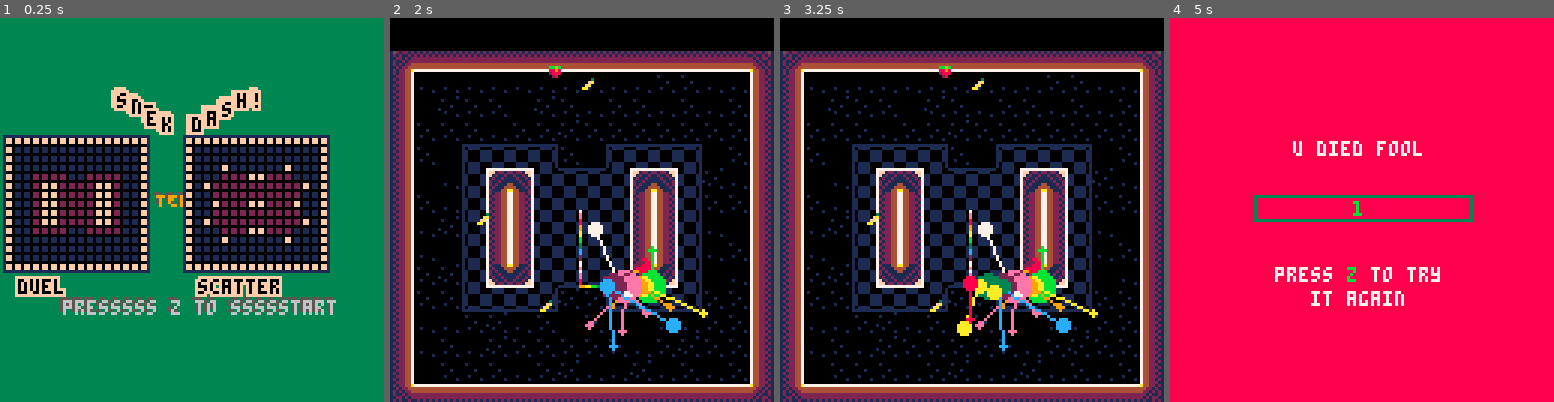
Above: before the commit, frames 1-4 (left to right).
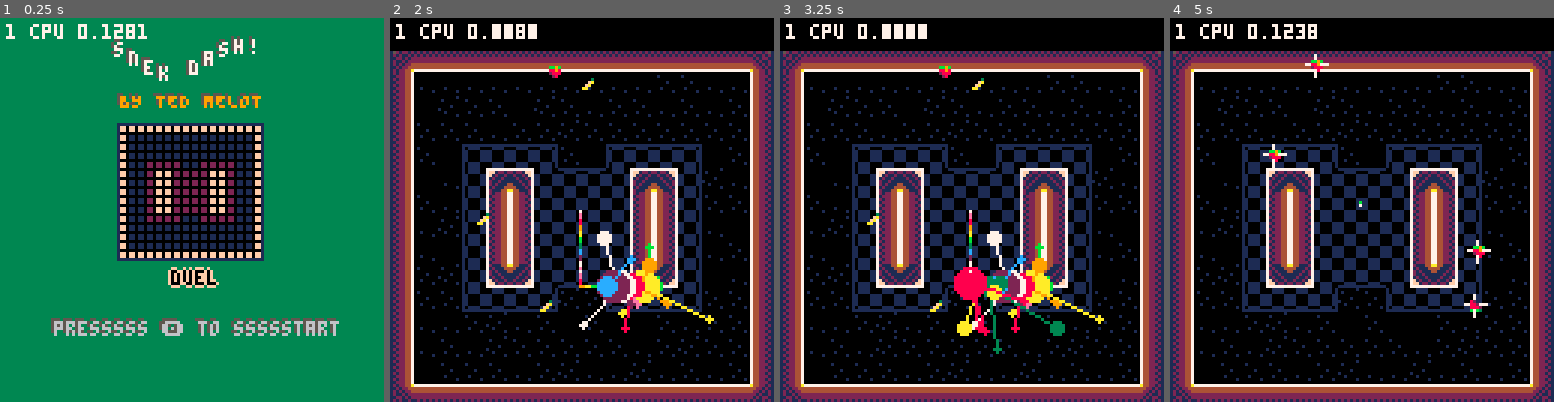
Above: after the commit, the same moments.

Repository: tmelot2/pico-8
Game: PICO-8 cartridge snake-dash-prototype.p8
Two runs of this game, one before a commit and one after it. Both use one fixed random seed, a clock stepped at 60 frames per second and the inputs below.
Inputs:
- Up to frame 1 (0.25 s): no input
- Up to frame 2 (2 s): tap X (X key) at 0.33, 1.07, 1.85 s; tap O (Z key) at 0.7, 1.7 s; hold Right from 1.6 s (still down)
- Up to frame 3 (3.25 s): release Right at 2.1 s; tap O (Z key) at 2.1, 2.5, 2.9 s; hold Up 2.15-2.42 s; hold Right 2.47-3.03 s; tap X (X key) at 2.97 s; hold Left from 3.08 s (still down)
- Up to frame 4 (5 s): tap O (Z key) every 0.4 s from 3.3 to 4.9 s; release Left at 3.58 s; hold Down 3.63-3.97 s; hold Right 4.02-4.68 s; tap X (X key) at 4.08 s; hold Up from 4.73 s (still down)

The runs differ from the first frame. In frame 1, 39% of the frame differs, in the area x 0-89%, y 1-83%; in frame 2, 3.0%; in frame 3, 3.9%; in frame 4, 100%, in the area x 0-100%, y 0-100%.

Commit message:
Add level select, sfx, update maps, cleanup

Diff:
--- a/snake-dash-prototype.p8
+++ b/snake-dash-prototype.p8
@@ -60,7 +60,8 @@
 -- levels
 levels={
   [1]={ name='duel', mx=0, my=0 },
-  [2]={ name='scatter', mx=16, my=0 }
+  [2]={ name='scatter', mx=16, my=0 },
+  [3]={ name='split', mx=32, my=0 }
 }
 curLevel=1
 
@@ -76,6 +77,9 @@
 -- message
 msgTimer=0
 shakeTime=6
+
+-- audio
+play_music=false
 
 function _init()
   if (skiptitle==1) scene=1
@@ -119,43 +123,55 @@
    deaddraw()
   end
 
-  drawDebug(50,-5)
+  addDebug('cpu '..stat(1))
+  drawDebug(1,-5)
 end
 
 
 -- atitle
 function titleinit()
-  music(3)
+	if (play_music) music(3)
+	-- curLevel=1
 end
 
 function titleupdate()
-  if btnp(4) then
-    gameinit()
-  end
+	if btnp(0) then
+		if (curLevel>1) curLevel-=1 sfx(6)
+	elseif btnp(1) then
+		if (curLevel<#levels) curLevel+=1 sfx(6)
+	end
+
+	if btnp(4) then
+    sfx(7)
+		gameinit()
+	end
 end
 
 function titledraw()
   local titletxt="snek dash!"
   rectfill(0,0,screenwidth, screenheight, 3)
-  wavyPrint(titletxt, 24, 29, 5, 5)
-  wavyPrint(titletxt, 25, 30, 5, 7)
+  x=27
+  y=11
+  wavyPrint(titletxt, x, y, 5, 5)
+  wavyPrint(titletxt, x+1, y+1, 5, 7)
 
   local bx=40
-  local by=58
+  local by=25
   local byStr='BY TED MELOT'
   print(byStr, bx-1, by-1, 5)
   print(byStr, bx, by, 9)
 
-  local bx=11
-  local by=95
-  local startStr = "presssss z to ssssstart"
+  local bx=18
+  local by=103
+  local startStr = "presssss 🅾️ to ssssstart"
   wavyPrintAll(startStr, bx-1, by-1, 2, 5)
   wavyPrintAll(startStr, bx, by, 2, 6)
 
-  sx,sy=2,40
-  for i=0,1 do
-	  draw_tiny_map(i+1,sx+i*60,sy)
-  end
+  sx,sy=40,36
+  draw_tiny_map(curLevel,sx,sy)
+  -- for i=0,2 do
+-- 	  draw_tiny_map((i+1),sx+i*60,sy)
+  -- end
 end
 
 function draw_tiny_map(num,atx,aty)
@@ -163,6 +179,8 @@
   w,h=16,15 -- map dimension
   size=1 -- cell size
   pad=2 -- padding between cells
+  total_w=0 -- total width
+  total_h=0 -- total height
 
   -- shadow
   -- dist=3
@@ -188,9 +206,12 @@
     end
   end
 
+  total_w+=((1+size)*w) + (pad-1)*w
+  total_h+=((1+size)*h) + (pad-1)*h
+
   title=map.name
   text_w=4*#title
-  comictext(title, atx, aty+(h*size)+(h*pad)+2)
+  comictext(title, (atx+total_w/2)-(text_w/2)+1, 1+aty+(h*size)+(h*pad)+2)
 end
 
 
@@ -214,7 +235,11 @@
   spawnfood(4)
   crumbs={}
 
-  music(1)
+  messageend()
+  comboNum=0
+  comboTimer=COMBO_THRESHOLD+1
+
+  if (play_music) music(1)
 end
 
 function gameupdate()
@@ -585,17 +610,20 @@
 
   finalScoreDraw()
 
-  local text='press z to try'
+  local text='🅾️ try again'
   print(text,hcenter(text),vcenter(text)+22,7)
-  local text='z'
-  print(text,hcenter(text)-2,vcenter(text)+22,11)
-  local text='it again'
+  local text='❎ level select'
   print(text,hcenter(text),vcenter(text)+30,7)
 end
 
 function gameoverupdate()
   timer+=1
-  if btn(4) and btn(5) then
+  if btn(5) then
+    sfx(7)
+    scene=0
+    titleinit()
+  elseif btn(4) then
+    sfx(7)
     gameinit()
   end
 end
@@ -604,29 +632,29 @@
   local pad=20
 
   if timer > 70 then
-    for x=1,1950 do
-      local xx=flr(rnd(screenwidth))
-      local yy=flr(rnd(screenheight-pad))
-      local cc=pget(xx,yy)
-      if (cc==7 or flr(rnd(10))<=3) then
-        -- change to drip left/right at first
-        if timer<180 then
-          -- drop left/right
-          if (flr(rnd(100))==5) then xx+=1 elseif(flr(rnd(100))==10) then xx-=1 end
-          -- drip darker from top
-          if (flr(rnd(50)) == 10) then pset(flr(rnd(screenwidth+1)),0,2) end
-        -- change to only become red after
-        elseif timer < 360 then
-          if (flr(rnd(100)) == 2) then
-            pset(flr(rnd(screenwidth+1)),flr(rnd(screenheight)),8)
-          end
-        -- black drips from top
-        else
-          if (flr(rnd(100))%5==0) then pset(flr(rnd(screenwidth)),0,0) end
-        end
-        pset(xx,yy+1,cc)
-      end
-    end
+    -- for x=1,1950 do
+    --   local xx=flr(rnd(screenwidth))
+    --   local yy=flr(rnd(screenheight-pad))
+    --   local cc=pget(xx,yy)
+    --   if (cc==7 or flr(rnd(10))<=3) then
+    --     -- change to drip left/right at first
+    --     if timer<180 then
+    --       -- drop left/right
+    --       if (flr(rnd(100))==5) then xx+=1 elseif(flr(rnd(100))==10) then xx-=1 end
+    --       -- drip darker from top
+    --       if (flr(rnd(50)) == 10) then pset(flr(rnd(screenwidth+1)),0,2) end
+    --     -- change to only become red after
+    --     elseif timer < 360 then
+    --       if (flr(rnd(100)) == 2) then
+    --         pset(flr(rnd(screenwidth+1)),flr(rnd(screenheight)),8)
+    --       end
+    --     -- black drips from top
+    --     else
+    --       if (flr(rnd(100))%5==0) then pset(flr(rnd(screenwidth)),0,0) end
+    --     end
+    --     pset(xx,yy+1,cc)
+    --   end
+    -- end
   finalScoreDraw()
   end
 end
@@ -797,6 +825,11 @@
   messageType=msgType or 'normal'
 end
 
+function messageend()
+  msgTimer=61
+  message=''
+end
+
 function messagedraw()
   if msgTimer<60 then
     local intensity
@@ -822,14 +855,14 @@
 
 function wavyPrint(s,x,y,h,c)
   for s in all(s) do
-    -- print(s,10+x,y + h*sin((1.2*x-timer*1.4)*(3.1459/180)), c)
-    comictext(s,10+x,y + h*sin((1.2*x-timer*1.4)*(3.1459/180)), c)
+    print(s,10+x,y + h*sin((1.2*x-timer*1.4)*(3.1459/180)), c)
+    -- comictext(s,x,y + h*sin((1.2*x-timer*1.4)*(3.1459/180)), c)
     x+=5
   end
 end
 
 function wavyPrintAll(s,x,y,h,c)
-  print(s,10+x,y + h*sin((1.2*x-timer*1.4)*(3.1459/180)), c)
+  print(s,x,y + h*sin((1.2*x-timer*1.4)*(3.1459/180)), c)
 end
 
 
@@ -844,28 +877,29 @@
 
 function comictext(s,x,y)
 	w=4
-	-- rectfill(x+2,y-2, x+(#s*w)+4,y+6, 1)
+	c=15
+	-- rectfill(x-1,y-1, x+(#s*w)-1, y+5, c)
 	for i=1,#s do
 		--u
-		print(s[i], x+i*w, y-1, 15)
+		print(s[i], x+(i-1)*w, y-1, c)
 		--d
-		print(s[i], x+i*w, y+1, 15)
+		print(s[i], x+(i-1)*w, y+1, c)
 		--l
-		print(s[i], x+i*w-1, y, 15)
+		print(s[i], x+(i-1)*w-1, y, c)
 		--r
-		print(s[i], x+i*w+1, y, 15)
+		print(s[i], x+(i-1)*w+1, y, c)
 
 		--ul
-		print(s[i], x+i*w-1, y-1, 15)
-		--ur
-		print(s[i], x+i*w+1, y-1, 15)
-		--dl
-		print(s[i], x+i*w-1, y+1, 15)
-		--dr
-		print(s[i], x+i*w+1, y+1, 15)
+		-- print(s[i], x+(i-1)*w-1, y-1, c)
+		-- --ur
+		-- print(s[i], x+(i-1)*w+1, y-1, c)
+		-- --dl
+		-- print(s[i], x+(i-1)*w-1, y+1, c)
+		-- --dr
+		-- print(s[i], x+(i-1)*w+1, y+1, c)
 
 		--c
-		print(s[i], x+i*w, y, 0)
+		print(s[i], x+(i-1)*w, y, 0)
 	end
 end
 
@@ -889,7 +923,7 @@
 function drawDebug(x,y)
   local i=0
   for i,d in ipairs(dbg) do
-    rect(x,y+7*i, x+20, y+7*i, 0)
+    -- rect(x,y+7*i, x+20, y+7*i, 0)
     print(i..' '..d, x+1, y+i*7, 7)
   end
   dbg={}
@@ -975,42 +1009,44 @@
 000000000000000000000000121212124444444412121121121121217f121121121121f774422217110000111100001111000011000000000000000000000000
 000000000000000000000000212121214444444415212212212212517ff1221221221ff774422127101111000011110000111101000000000000000000000000
 00000000000000000000000011111111777777771111111111111111777777777777777774422217101111000011110000111101000000000000000000000000
-00000000000000000000000000000000000000000000000021220000717777170000000000000000101111000011110000111101000000000000000000000000
-00000000000000000000000000000000000000000000000012240000102442010000000000000000101111000011110000111101000000000000000000000000
-00000000000000000000000000000000000000000000000022440000724444270000000000000000110000111100001111000011000000000000000000000000
-000000000000000000000000000000000000000000000000244a0000744aa4470000000000000000110000111100001111000011000000000000000000000000
-00000000000000000000000000000000000000000000000000000000744aa4470000000000000000110000111100001111000011000000000000000000000000
-00000000000000000000000000000000000000000000000000000000724444270000000000000000110000111100001111000011000000000000000000000000
-00000000000000000000000000000000000000000000000000000000102442010000000000000000101111000011110000111101000000000000000000000000
-00000000000000000000000000000000000000000000000000000000717777170000000000000000111111111111111111111111000000000000000000000000
+00000000000000000000000000000000000000000000000021220000717777177777777766777766101111000011110000111101000000000000000000000000
+00000000000000000000000000000000000000000000000012240000102442011024420110244201101111000011110000111101000000000000000000000000
+00000000000000000000000000000000000000000000000022440000724444277244442722444422110000111100001111000011000000000000000000000000
+000000000000000000000000000000000000000000000000244a0000744aa447744aa447244aa442110000111100001111000011000000000000000000000000
+00000000000000000000000000000000000000000000000000000000744aa447744aa447244aa442110000111100001111000011000000000000000000000000
+00000000000000000000000000000000000000000000000000000000724444277244442722444422110000111100001111000011000000000000000000000000
+00000000000000000000000000000000000000000000000000000000102442011024420110244201101111000011110000111101000000000000000000000000
+00000000000000000000000000000000000000000000000000000000717777177777777766777766111111111111111111111111000000000000000000000000
 __gff__
-0000000100000000000000000000000000000001010101010101020202000000000000010101010101010202020000000000000000000001000002020200000000000000000000000000000000000000000000000000000000000000000000000000000000000000000000000000000000000000000000000000000000000000
+0000000100000000000000000000000000000001010101010101020202000000000000010101010101010202020000000000000000000001010102020200000000000000000000000000000000000000000000000000000000000000000000000000000000000000000000000000000000000000000000000000000000000000
 0000000000000000000000000000000000000000000000000000000000000000000000000000000000000000000000000000000000000000000000000000000000000000000000000000000000000000000000000000000000000000000000000000000000000000000000000000000000000000000000000000000000000000
 __map__
-1524242424242424242424242424241615242424242424242424242424242416000000000000000000000000000000000000000000000000000000000000000000000000000000000000000000000000000000000000000000000000000000000000000000000000000000000000000000000000000000000000000000000000
-130b0b0b0b0b0b0b0b0b0b0c0c0b0b14130b0c0c0c0c0d0d0d0c0c0c0c0c0c14000000000000000000000000000000000000000000000000000000000000000000000000000000000000000000000000000000000000000000000000000000000000000000000000000000000000000000000000000000000000000000000000
-131e0a0c0c1e0a0c0b0c0c0b0c0b0c14130c0c0b0c0c0d330c0c0b0c0c0c0c14000000000000000000000000000000000000000000000000000000000000000000000000000000000000000000000000000000000000000000000000000000000000000000000000000000000000000000000000000000000000000000000000
-130c0c0c0b0c0c0a0c0c0c0c0c0c0c1413330c0c370c0c0a0b0c0c370c0c3314000000000000000000000000000000000000000000000000000000000000000000000000000000000000000000000000000000000000000000000000000000000000000000000000000000000000000000000000000000000000000000000000
-130c001a1b1b1c0c1e1a1b1b1c000c14130c0c0c1a1b1b37371b1b1c0c0c0c14000000000000000000000000000000000000000000000000000000000000000000000000000000000000000000000000000000000000000000000000000000000000000000000000000000000000000000000000000000000000000000000000
-131e0b2a17182b1b1b2b17182c0a0b14130c371a2b2b2b2b2b2b2b2b1c370c14000000000000000000000000000000000000000000000000000000000000000000000000000000000000000000000000000000000000000000000000000000000000000000000000000000000000000000000000000000000000000000000000
-130c0b2a19292b2b2b2b19292c0c0c14130c0b2a2b2b2b2b2b2b2b2b2c0c0c14000000000000000000000000000000000000000000000000000000000000000000000000000000000000000000000000000000000000000000000000000000000000000000000000000000000000000000000000000000000000000000000000
-130b0a2a19292b2b2b2b19292c0b1e14130b0c372b2b2b37372b2b2b370c0c14000000000000000000000000000000000000000000000000000000000000000000000000000000000000000000000000000000000000000000000000000000000000000000000000000000000000000000000000000000000000000000000000
-130b002a19292b2b2b2b19292c0b0c14130c332a2b2b2b2b2b2b2b2b2c0c0b14000000000000000000000000000000000000000000000000000000000000000000000000000000000000000000000000000000000000000000000000000000000000000000000000000000000000000000000000000000000000000000000000
-130c0a2a27282b3b3b2b27282c000b14130c373a2b2b2b2b2b2b2b2b3c370c14000000000000000000000000000000000000000000000000000000000000000000000000000000000000000000000000000000000000000000000000000000000000000000000000000000000000000000000000000000000000000000000000
-130c0c3a3b3b3c0a0c3a3b3b3c0c0c14130c0c0c3a3b3b37373b3b3c0c0c0a14000000000000000000000000000000000000000000000000000000000000000000000000000000000000000000000000000000000000000000000000000000000000000000000000000000000000000000000000000000000000000000000000
-130b0b0c0a0b0c1e0c1e1e0c0b0c0c14130c0b0c370c0b0a0b330c370c0d0c14000000000000000000000000000000000000000000000000000000000000000000000000000000000000000000000000000000000000000000000000000000000000000000000000000000000000000000000000000000000000000000000000
-130b0c0b0a0c0c0c0c0c0b0c0a0c0c14130b0b0b0c0c0c0c0c0c0c0c0d0d0b14000000000000000000000000000000000000000000000000000000000000000000000000000000000000000000000000000000000000000000000000000000000000000000000000000000000000000000000000000000000000000000000000
-131e0c0c0c0b0c0a0b0b0a0b0c0b0c14130c0c0c0c0b0c0b0b0c0b0b0c0b0c14000000000000000000000000000000000000000000000000000000000000000000000000000000000000000000000000000000000000000000000000000000000000000000000000000000000000000000000000000000000000000000000000
-2523232323232323232323232323232625232323232323232323232323232326000000000000000000000000000000000000000000000000000000000000000000000000000000000000000000000000000000000000000000000000000000000000000000000000000000000000000000000000000000000000000000000000
-…(12 lines of a section not shown)…
+1524242424242424242424242424241615242424242424242424242424242416152424242424242424242424242424160000000000000000000000000000000000000000000000000000000000000000000000000000000000000000000000000000000000000000000000000000000000000000000000000000000000000000
+130b0b0b0b0b0b0b0b0b0b0c0c0b0b14130b0c0c0c0c0d0d0d0c0c0c0c0c0c14130b0c0b0b0b0a0b0b0b0b0c0c0b0b140000000000000000000000000000000000000000000000000000000000000000000000000000000000000000000000000000000000000000000000000000000000000000000000000000000000000000
+131e0a0c0c1e0a0c0b0c0c0b0c0b0c14130c0c0b0c0c0d330c0c0b0c0c0c0c14131e0b0c0c1e000c0b000c0b0c0b0c140000000000000000000000000000000000000000000000000000000000000000000000000000000000000000000000000000000000000000000000000000000000000000000000000000000000000000
+130c0c0c0b0c0c0a0c0c0c0c0c0c0c1413330c0c370c0c0a0b0c0c370c0c3314130c0c0c0b0000000b000c000c0c0c140000000000000000000000000000000000000000000000000000000000000000000000000000000000000000000000000000000000000000000000000000000000000000000000000000000000000000
+130c001a1b1b1c0c1e1a1b1b1c000c14130c0c0c1a1b1b37371b1b1c0c0c0c14130c0000000000000000000000000c140000000000000000000000000000000000000000000000000000000000000000000000000000000000000000000000000000000000000000000000000000000000000000000000000000000000000000
+131e0b2a17182b1b1b2b17182c0a0b14130c371a2b2b2b2b2b2b2b2b1c370c14131e0000000000000000000000000b140000000000000000000000000000000000000000000000000000000000000000000000000000000000000000000000000000000000000000000000000000000000000000000000000000000000000000
+130c0b2a19292b2b2b2b19292c0c0c14130c0b2a2b2b2b2b2b2b2b2b2c0c0c14131b1b1b1b1b1b1b1b1b1b1b1b1b1b140000000000000000000000000000000000000000000000000000000000000000000000000000000000000000000000000000000000000000000000000000000000000000000000000000000000000000
+130b0a2a19292b2b2b2b19292c0b1e14130b0c372b2b2b37372b2b2b370c0c14133939393939393939393939393939140000000000000000000000000000000000000000000000000000000000000000000000000000000000000000000000000000000000000000000000000000000000000000000000000000000000000000
+130b002a19292b2b2b2b19292c0b0c14130c332a2b2b2b2b2b2b2b2b2c0c0b14133b3b3b3b3b3b3b3b3b3b3b3b3b3b140000000000000000000000000000000000000000000000000000000000000000000000000000000000000000000000000000000000000000000000000000000000000000000000000000000000000000
+130c0a2a27282b3b3b2b27282c000b14130c373a2b2b2b2b2b2b2b2b3c370c14130c0000000000000000000000000b140000000000000000000000000000000000000000000000000000000000000000000000000000000000000000000000000000000000000000000000000000000000000000000000000000000000000000
+130c0c3a3b3b3c0a0c3a3b3b3c0c0c14130c0c0c3a3b3b37373b3b3c0c0c0a14130c0000000000000000000000000c140000000000000000000000000000000000000000000000000000000000000000000000000000000000000000000000000000000000000000000000000000000000000000000000000000000000000000
+130b0b0c0a0b0c1e0c1e1e0c0b0c0c14130c0b0c370c0b0a0b330c370c0d0c14130b0b0c000b0c1e0c1e1e0c0b0c0c140000000000000000000000000000000000000000000000000000000000000000000000000000000000000000000000000000000000000000000000000000000000000000000000000000000000000000
+130b0c0b0a0c0c0c0c0c0b0c0a0c0c14130b0b0b0c0c0c0c0c0c0c0c0d0d0b14130b0c0b0a0c0c0c000c0b0c0a0c0c140000000000000000000000000000000000000000000000000000000000000000000000000000000000000000000000000000000000000000000000000000000000000000000000000000000000000000
+131e0c0c0c0b0c0a0b0b0a0b0c0b0c14130c0c0c0c0b0c0b0b0c0b0b0c0b0c14131e0c0c0c0b0c0a0b0b0a0b0c000c140000000000000000000000000000000000000000000000000000000000000000000000000000000000000000000000000000000000000000000000000000000000000000000000000000000000000000
+2523232323232323232323232323232625232323232323232323232323232326252323232323232323232323232323260000000000000000000000000000000000000000000000000000000000000000000000000000000000000000000000000000000000000000000000000000000000000000000000000000000000000000
+…(14 lines of a section not shown)…
Not shown, changed: the sound effects (__sfx__) section of snake-dash-prototype.p8
